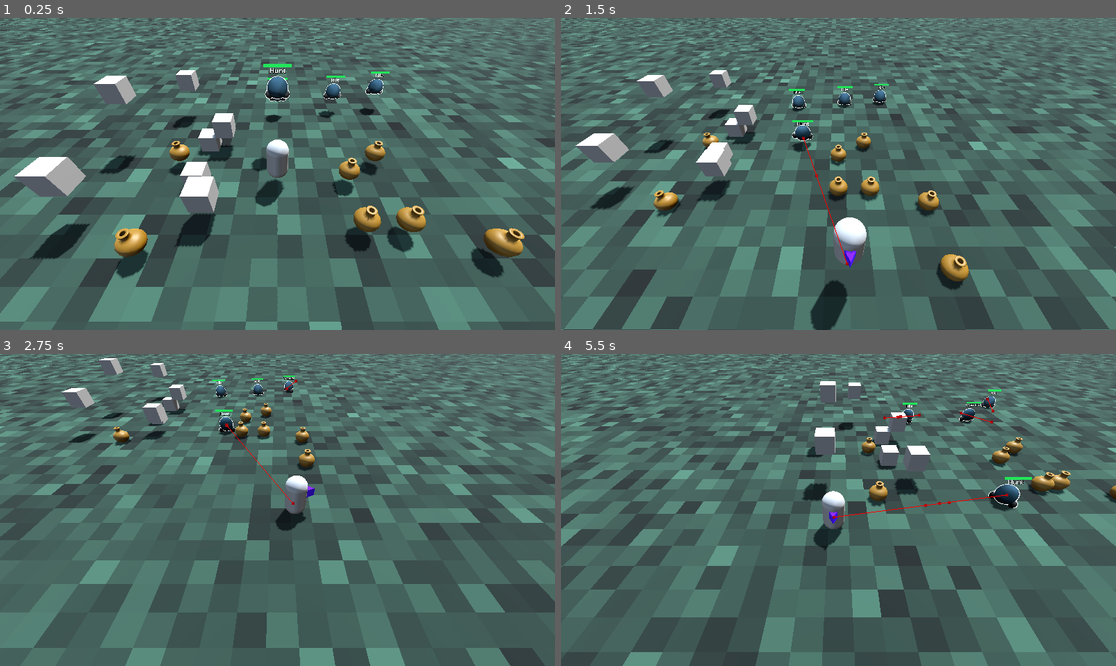
Above: before the commit, frames 1-4 (two rows, left to right).
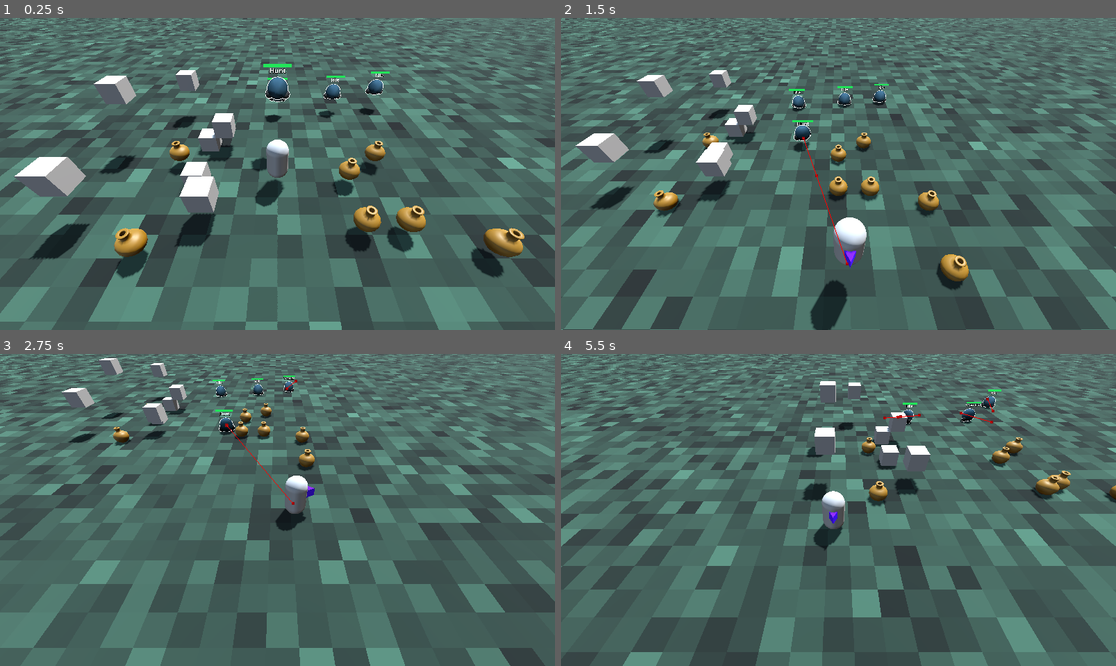
Above: after the commit, the same moments.

Repository: LipskiDev/GodotWildJam86
Game: Godot game, scene res://level/test_level_hans.tscn
The game is run twice, just before and just after one commit, with the same random seed, the same clock (stepped at 60 frames per second) and the same inputs. This scene is started directly instead of the project's main scene.
Inputs:
- Up to frame 1 (0.25 s): no input
- Up to frame 2 (1.5 s): tap Enter (attack) at 0.5 s; hold D (right) 0.53-1.28 s; hold Enter (attack) 0.53-1.28 s; tap Space (jump) at 0.77 s; hold S (back) from 1.28 s (still down); tap Shift (dash) at 1.35 s
- Up to frame 3 (2.75 s): tap Space (jump) at 1.52 s; release S (back) at 2.03 s; hold D (right) from 2.03 s (still down); hold Enter (attack) from 2.03 s (still down)
- Up to frame 4 (5.5 s): release D (right) at 2.78 s; release Enter (attack) at 2.78 s; hold W (forward) 2.78-3.53 s; tap Shift (dash) at 2.85, 4.35 s; tap Space (jump) at 3.02, 3.77, 4.52 s; hold Enter (attack) 3.53-4.28 s; hold A (left) 3.53-5.03 s; hold S (back) from 5.03 s (still down); hold Enter (attack) from 5.03 s (still down)

The runs differ from the first frame. In frame 1, less than 0.1% of the frame differs, in the area x 45-70%, y 18-47%; in frame 2, less than 0.1%; in frame 3, less than 0.1%; in frame 4, 0.8%, in the area x 48-90%, y 13-53%.
Error after the commit: Invalid call. Nonexistent function 'enter' in base 'Nil'. (res://entities/enemies/states/state_machine.gd:42)

Commit message:
squash animation, not playing

Diff:
--- a/project/entities/enemies/Jens.tscn
+++ b/project/entities/enemies/Jens.tscn
@@ -7,6 +7,7 @@
 [ext_resource type="Script" uid="uid://c07a4o2w21s8g" path="res://entities/enemies/states/wander.gd" id="3_md1d0"]
 [ext_resource type="Script" uid="uid://bvia45vj7dbi0" path="res://entities/enemies/states/hunt.gd" id="5_b3j2p"]
 [ext_resource type="Script" uid="uid://cpg4wec8mcqnv" path="res://entities/enemies/states/die.gd" id="6_news4"]
+[ext_resource type="Script" uid="uid://c830onissoal8" path="res://entities/enemies/sqash.gd" id="8_tjn76"]
 
 [sub_resource type="SphereShape3D" id="SphereShape3D_g2phv"]
 resource_local_to_scene = true
@@ -313,6 +314,27 @@
 "points": PackedFloat32Array(1, -0.25, 0, 0.25, 0),
 "times": PackedFloat32Array(0)
 }
+tracks/19/type = "position_3d"
+tracks/19/imported = false
+tracks/19/enabled = true
+tracks/19/path = NodePath("Body")
+tracks/19/interp = 1
+tracks/19/loop_wrap = true
+tracks/19/keys = PackedFloat32Array(0, 1, 0.006452582, -0.026153194, -0.009666411)
+tracks/20/type = "position_3d"
+tracks/20/imported = false
+tracks/20/enabled = true
+tracks/20/path = NodePath("Leg")
+tracks/20/interp = 1
+tracks/20/loop_wrap = true
+tracks/20/keys = PackedFloat32Array(0, 1, 0.40000004, -0.3, 0.037536435)
+tracks/21/type = "position_3d"
+tracks/21/imported = false
+tracks/21/enabled = true
+tracks/21/path = NodePath("Leg2")
+tracks/21/interp = 1
+tracks/21/loop_wrap = true
+tracks/21/keys = PackedFloat32Array(0, 1, -0.40000004, -0.3, -0.029900473)
 
 [sub_resource type="Animation" id="Animation_news4"]
 resource_name = "attack"
@@ -947,6 +969,52 @@
 "times": PackedFloat32Array(0, 0.23333333, 0.76666665, 1)
 }
 
+[sub_resource type="Animation" id="Animation_tjn76"]
+resource_name = "squash"
+step = 0.0333333
+tracks/0/type = "scale_3d"
+tracks/0/imported = false
+tracks/0/enabled = true
+tracks/0/path = NodePath("Body")
+tracks/0/interp = 2
+tracks/0/loop_wrap = true
+tracks/0/keys = PackedFloat32Array(0, 1, 1, 1, 1, 0.2, 1, 1, 0.1, 1)
+tracks/1/type = "scale_3d"
+tracks/1/imported = false
+tracks/1/enabled = true
+tracks/1/path = NodePath("Leg")
+tracks/1/interp = 1
+tracks/1/loop_wrap = true
+tracks/1/keys = PackedFloat32Array(0, 1, 1, 1, 1, 0.2, 1, 1, 0.1, 1)
+tracks/2/type = "scale_3d"
+tracks/2/imported = false
+tracks/2/enabled = true
+tracks/2/path = NodePath("Leg2")
+tracks/2/interp = 1
+tracks/2/loop_wrap = true
+tracks/2/keys = PackedFloat32Array(0, 1, 1, 1, 1, 0.2, 1, 1, 0.1, 1)
+tracks/3/type = "position_3d"
+tracks/3/imported = false
+tracks/3/enabled = true
+tracks/3/path = NodePath("Body")
+tracks/3/interp = 1
+tracks/3/loop_wrap = true
+tracks/3/keys = PackedFloat32Array(0, 1, 0.006452582, -0.026153194, -0.009666411, 0.2, 1, 0.006, -0.3, -0.01)
+tracks/4/type = "position_3d"
+tracks/4/imported = false
+tracks/4/enabled = true
+tracks/4/path = NodePath("Leg")
+tracks/4/interp = 1
+tracks/4/loop_wrap = true
+tracks/4/keys = PackedFloat32Array(0, 1, 0.40000004, -0.3, 0.037536435, 0.2, 1, 0.616721, -0.3, 0.037536435)
+tracks/5/type = "position_3d"
+tracks/5/imported = false
+tracks/5/enabled = true
+tracks/5/path = NodePath("Leg2")
+tracks/5/interp = 1
+tracks/5/loop_wrap = true
+tracks/5/keys = PackedFloat32Array(0, 1, -0.40000004, -0.3, -0.029900473, 0.2, 1, -0.54989195, -0.3, -0.029900473)
+
 [sub_resource type="AnimationLibrary" id="AnimationLibrary_yu5sq"]
 _data = {
 &"RESET": SubResource("Animation_fay7w"),
@@ -954,7 +1022,8 @@
 &"die": SubResource("Animation_wqgnt"),
 &"hit": SubResource("Animation_871r8"),
 &"idle": SubResource("Animation_l1ebl"),
-&"run": SubResource("Animation_l4iyj")
+&"run": SubResource("Animation_l4iyj"),
+&"squash": SubResource("Animation_tjn76")
 }
 
 [sub_resource type="AnimationNodeAnimation" id="AnimationNodeAnimation_b3j2p"]
@@ -1036,7 +1105,7 @@
 [sub_resource type="AnimationNodeTimeScale" id="AnimationNodeTimeScale_a2waq"]
 
 [sub_resource type="AnimationNodeBlendTree" id="AnimationNodeBlendTree_rdm4j"]
-graph_offset = Vector2(-494.13998, 17.14473)
+graph_offset = Vector2(-886, 58)
 nodes/StateMachine/node = SubResource("AnimationNodeStateMachine_tjn76")
 nodes/StateMachine/position = Vector2(-460, 20)
 nodes/TimeScale/node = SubResource("AnimationNodeTimeScale_a2waq")
@@ -1059,16 +1128,16 @@
 shape = SubResource("SphereShape3D_g2phv")
 
 [node name="Body" type="MeshInstance3D" parent="."]
-transform = Transform3D(1, 0, 0, 0, 1, 0, 0, 0, 1, 0, 0.059701186, 0)
+transform = Transform3D(1, 0, 0, 0, 1, 0, 0, 0, 1, 0.006452582, -0.026153194, -0.009666411)
 mesh = SubResource("SphereMesh_news4")
 
 [node name="Leg" type="MeshInstance3D" parent="."]
-transform = Transform3D(1, 0, 0, 0, 1, 0, 0, 0, 1, 0.4, -0.3, 0)
+transform = Transform3D(1, 0, 0, 0, 1, 0, 0, 0, 1, 0.40000004, -0.3, 0.037536435)
 gi_mode = 2
 mesh = SubResource("SphereMesh_rdm4j")
 
 [node name="Leg2" type="MeshInstance3D" parent="."]
-transform = Transform3D(1, 0, 0, 0, 1, 0, 0, 0, 1, -0.4, -0.3, -1.309067e-05)
+transform = Transform3D(1, 0, 0, 0, 1, 0, 0, 0, 1, -0.40000004, -0.3, -0.029900473)
 gi_mode = 2
 mesh = SubResource("SphereMesh_rdm4j")
 
@@ -1152,5 +1221,8 @@
 animation_tree = NodePath("../../AnimationTree")
 metadata/_custom_type_script = "uid://cpg4wec8mcqnv"
 
+[node name="Sqash" type="Node" parent="StateMachine"]
+script = ExtResource("8_tjn76")
+
 [connection signal="body_entered" from="DetectionArea" to="." method="_on_detection_area_body_entered"]
 [connection signal="body_entered" from="AttackArea" to="." method="_on_attack_area_body_entered"]
--- a/project/entities/enemies/jens.gd
+++ b/project/entities/enemies/jens.gd
@@ -60,8 +60,9 @@
 		$StateMachine.current_state.transitioned.emit($StateMachine.current_state, "hunt")
 
 func squash():
-	#TO DO
-	pass
+	$StateMachine.current_state.transitioned.emit($StateMachine.current_state, "squash")
+	die()
+
 
 func die() -> void:
 	$StateMachine.current_state.transitioned.emit($StateMachine.current_state, "die")
Not shown: 1 places in project/entities/enemies/Jens.tscn that only renumber resources
